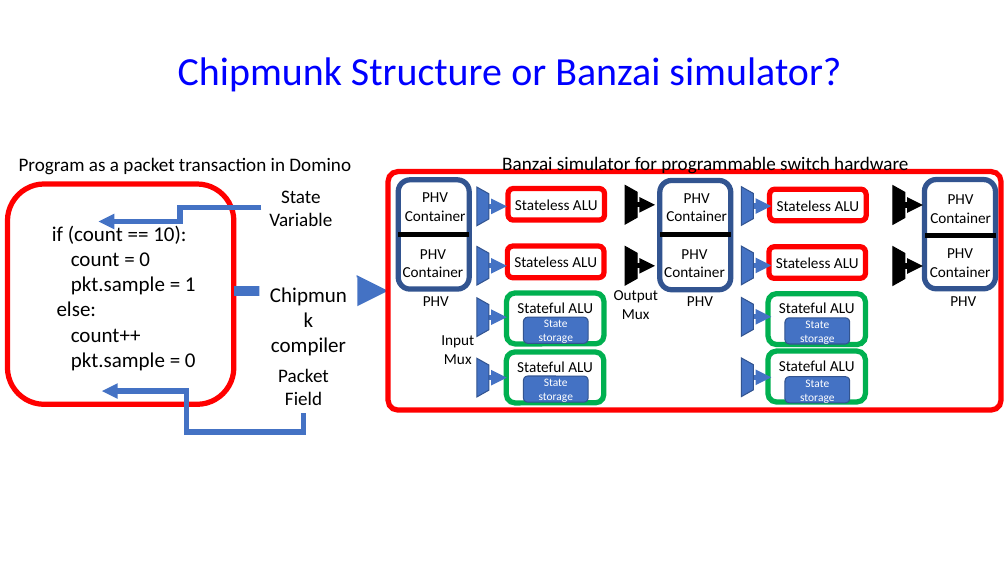
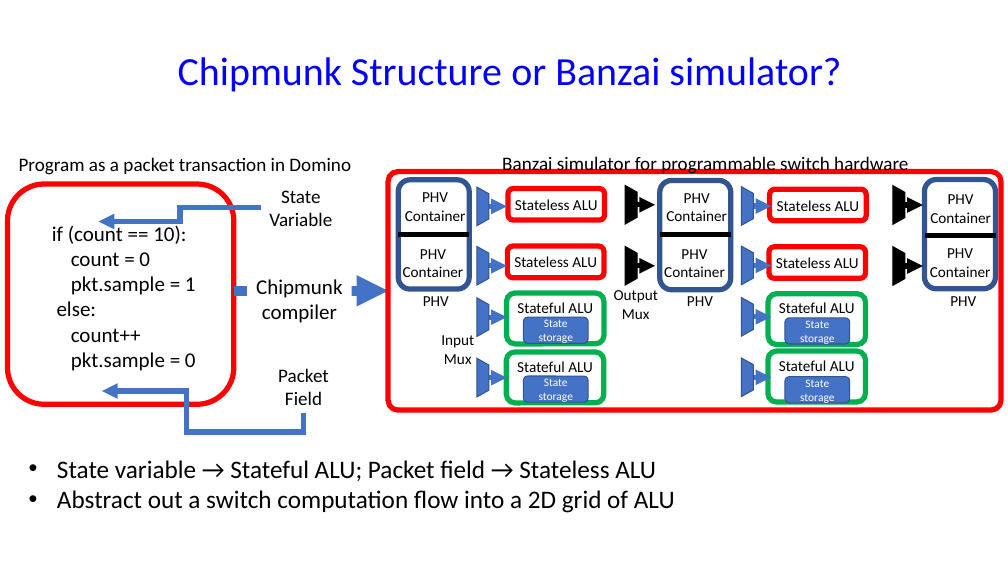
Before and after one commit to chipmunk-project/chipmunk_talk, a slide deck: slide 6 of HotNets_talk.pptx. Drawn at 1008x567 pixels with LibreOffice and Linux fonts; fonts in the diff are those of the drawing. Boxes give left, top, right and bottom in pixels: in the first picture for what was removed or moved away, otherwise in the second. Text is boxed around its words. In the diff, an @@ line names an element or a change of style, - is before the commit and + after.

```diff
--- a/HotNets_talk.pptx
+++ b/HotNets_talk.pptx
@@ text "Chipmunk" rewrapped from (271, 337, 346, 356) to (256, 279, 343, 323) @@
@@ text added at (57, 460, 675, 513), 24 pt, text #000000 @@
+• State variable → Stateful ALU; Packet field → Stateless ALU
+• Abstract out a switch computation flow into a 2D grid of ALU
```
Also in this commit, not shown: 3 other slides changed.
